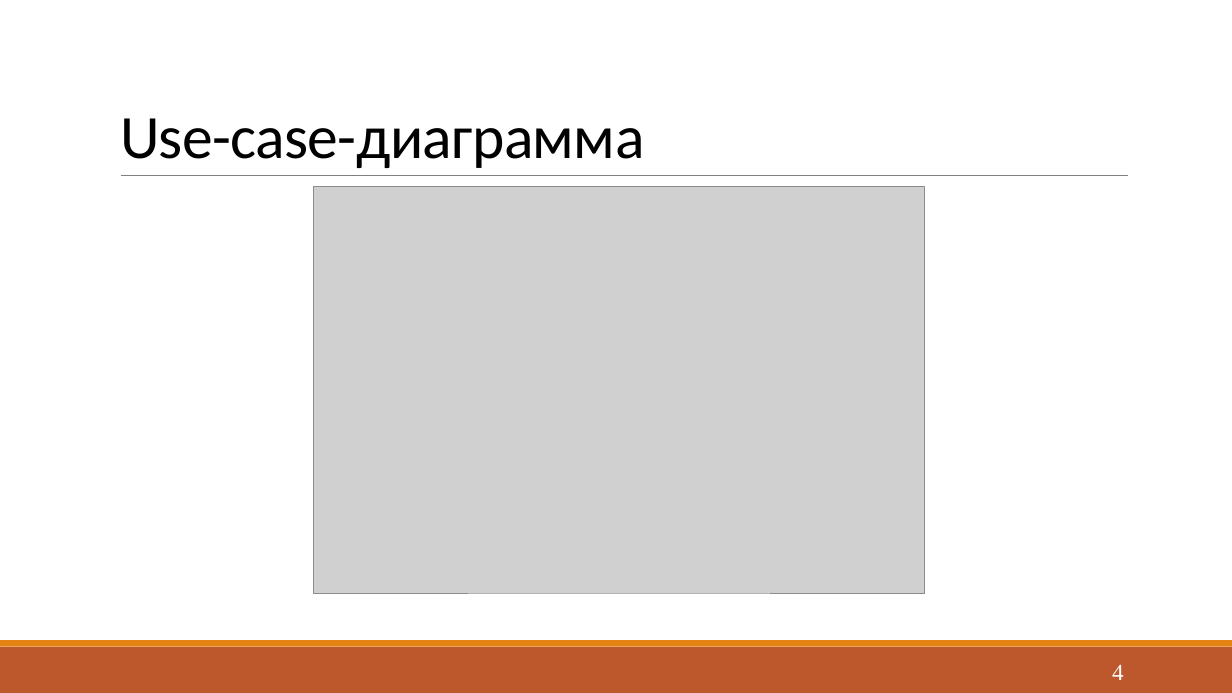
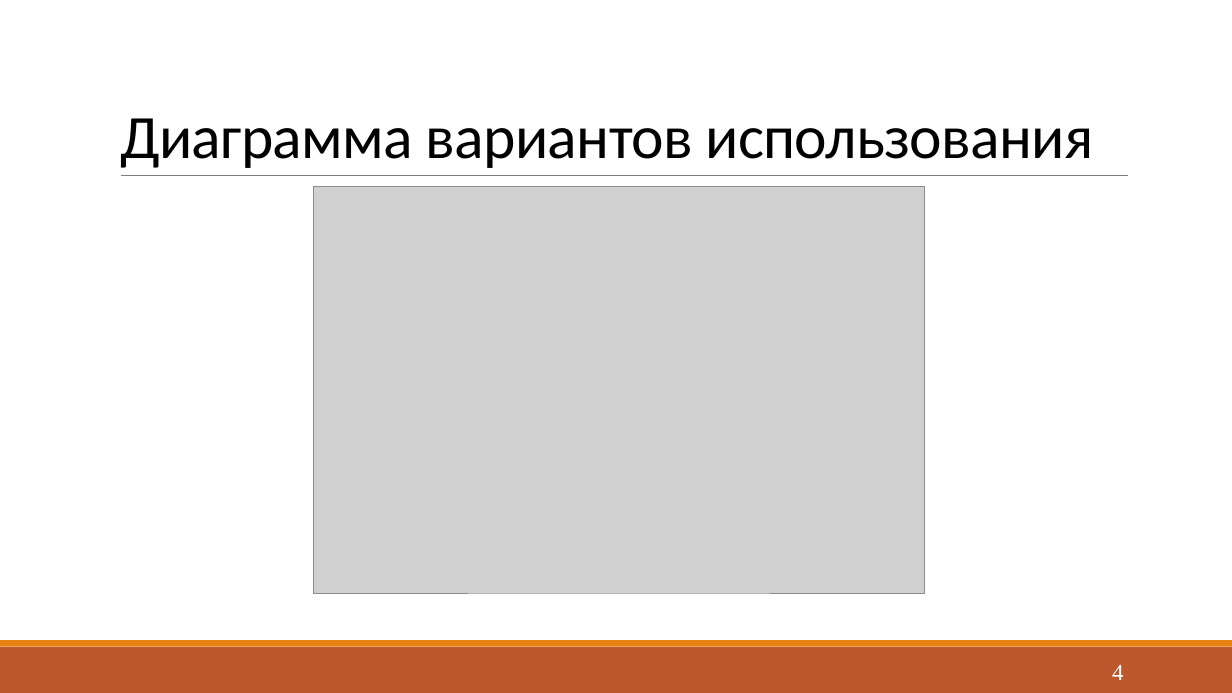
Before and after one commit to Yokud/DBCourseWork, a slide deck: slide 4 of docs/Presentation.pptx. Drawn at 1232x693 pixels with LibreOffice and Linux fonts; fonts in the diff are those of the drawing; grey boxes stand for pictures. Boxes give left, top, right and bottom in pixels: in the first picture for what was removed or moved away, otherwise in the second. Text is boxed around its words. In the diff, an @@ line names an element or a change of style, - is before the commit and + after.

```diff
--- a/docs/Presentation.pptx
+++ b/docs/Presentation.pptx
@@ title at (120,118,1093,168): text changed @@
-Use-case-диаграмма
+Диаграмма вариантов использования
```
Also in this commit, not shown: 6 other slides changed, 2 slides added, 12 other files.
